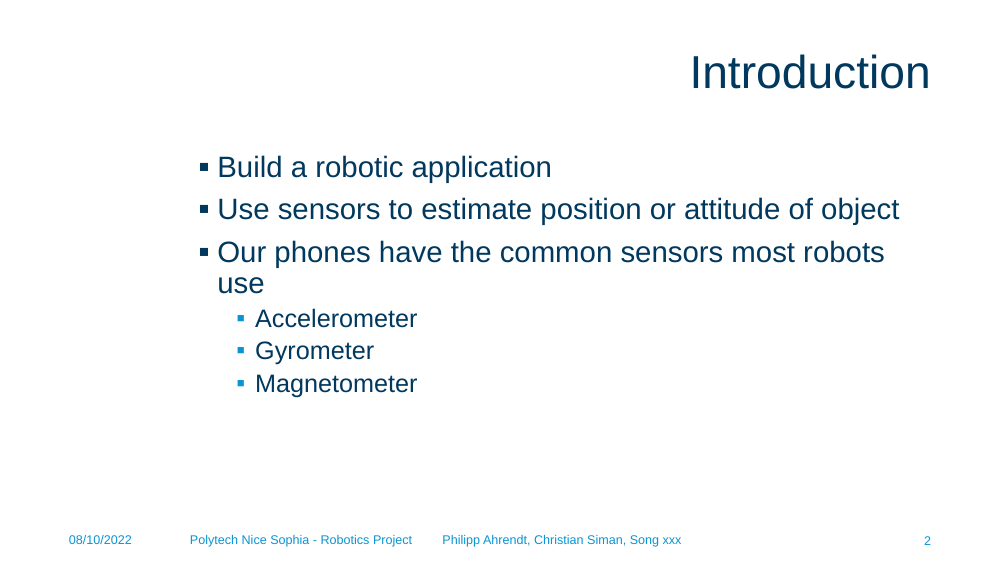
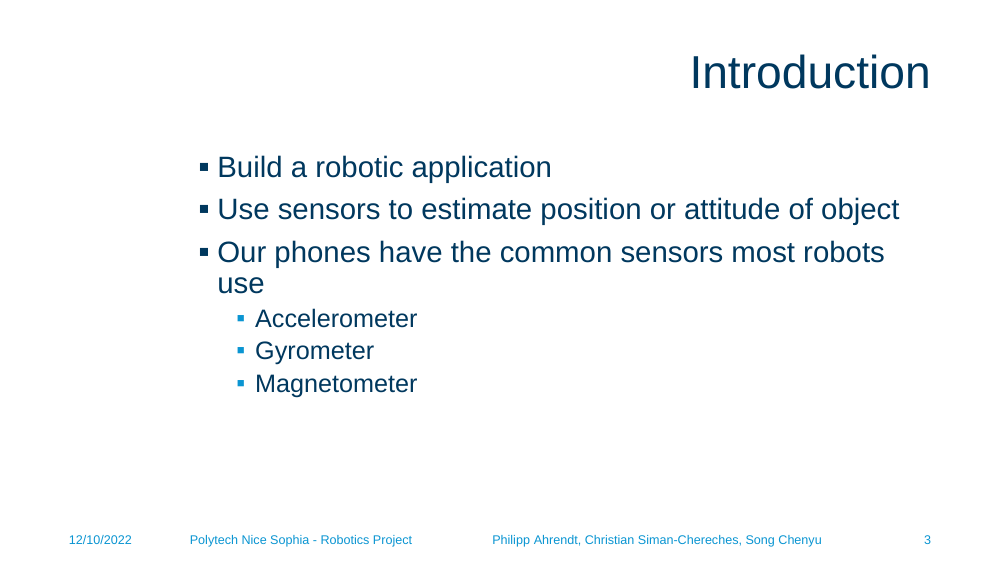
Before and after one commit to phiahr/accel_mouse, a slide deck: slide 3 of Robotics project.pptx (slide 2 before the commit). Drawn at 1008x567 pixels with LibreOffice and Linux fonts; fonts in the diff are those of the drawing; background and template pictures are left out. Boxes give left, top, right and bottom in pixels: in the first picture for what was removed or moved away, otherwise in the second. Text is boxed around its words. In the diff, an @@ line names an element or a change of style, - is before the commit and + after.

```diff
--- a/Robotics project.pptx
+++ b/Robotics project.pptx
@@ text at (69, 535, 132, 544): text changed @@
-08/10/2022
+12/10/2022
@@ text at (190, 535, 821, 547): text changed @@
-Polytech Nice Sophia - Robotics Project Philipp Ahrendt, Christian Siman, Song xxx
+Polytech Nice Sophia - Robotics Project Philipp Ahrendt, Christian Siman-Chereches, Song Chenyu
```
Also in this commit, not shown: 7 other slides changed, 16 slides added, 2 slides removed, 5 other files.
